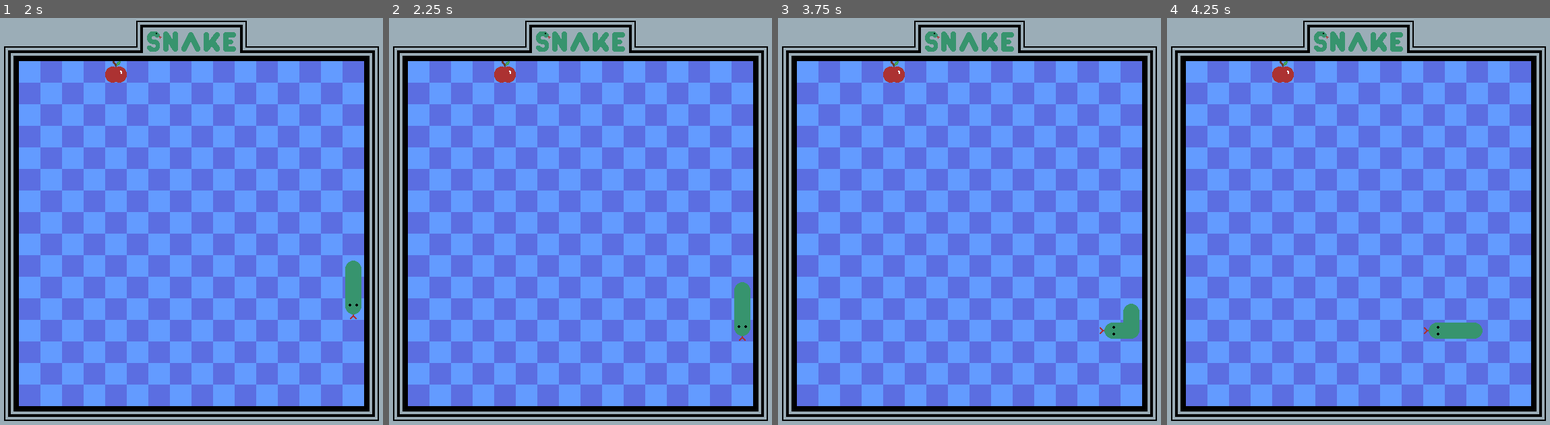
Above: before the commit, frames 1-4 (left to right).
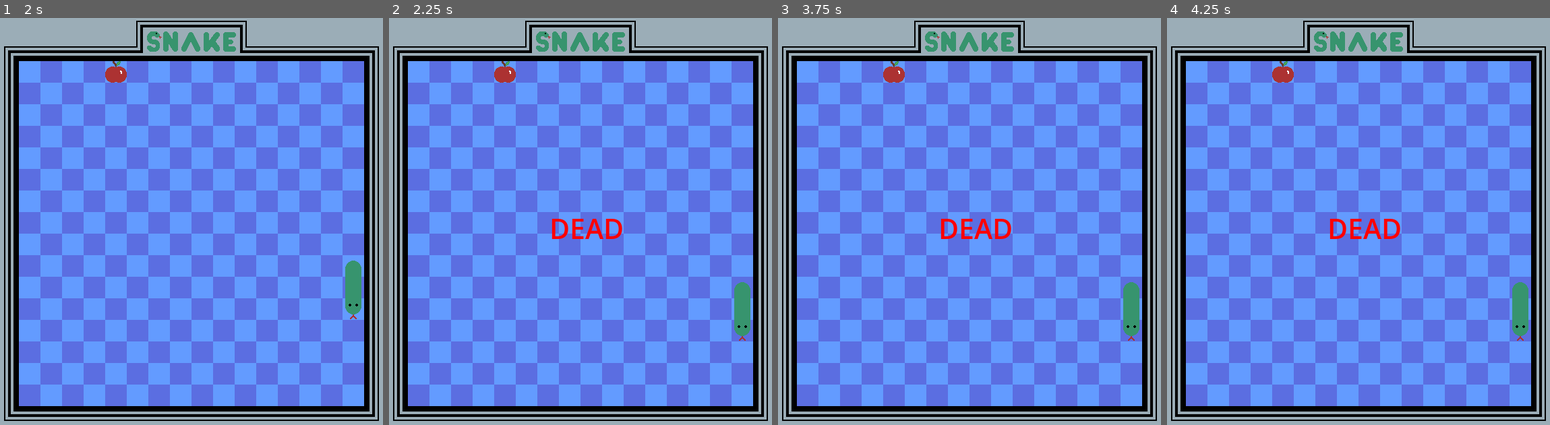
Above: after the commit, the same moments.

Repository: conor-wilson/snake
Game: Godot game, scene res://scenes/main.tscn
Two runs of this game, one before a commit and one after it. Both use one fixed random seed, a clock stepped at 60 frames per second and the inputs below. Before the commit the project starts from res://scenes/snake.tscn.
Inputs:
- Up to frame 1 (2 s): hold Right (move_right) 0.53-1.28 s; hold Down (move_down) from 1.28 s (still down)
- Up to frame 2 (2.25 s): release Down (move_down) at 2.03 s; hold Right (move_right) from 2.03 s (still down)
- Up to frame 3 (3.75 s): tap Enter at 2.75 s; release Right (move_right) at 2.78 s; hold Up (move_up) 2.78-3.53 s; tap Space at 3.5 s; hold Left (move_left) from 3.53 s (still down)
- Up to frame 4 (4.25 s): keep holding Left (move_left)

Frame 1 is identical in both runs. In frame 2, 0.5% of the frame differs, in the area x 42-61%, y 49-55%; in frame 3, 0.9%; in frame 4, 1.5%, in the area x 42-95%, y 49-80%.

Commit message:
Refactored directional input to only come into effect on every tick

Diff:
--- a/project.godot
+++ b/project.godot
@@ -11,7 +11,7 @@
 [application]
 
 config/name="Snake"
-run/main_scene="res://scenes/snake.tscn"
+run/main_scene="res://scenes/main.tscn"
 config/features=PackedStringArray("4.2", "Forward Plus")
 config/icon="res://art/icon.svg"
 
--- a/scenes/main.gd
+++ b/scenes/main.gd
@@ -11,6 +11,7 @@
 	pass
 
 
+# TODO: descriptor
 func _on_snake_hit():
 	$DeathMessage.show()
 	$Snake.kill_snake()
--- a/scenes/snake.gd
+++ b/scenes/snake.gd
@@ -5,6 +5,7 @@
 
 var snakeTiles : Array[SnakeTile] # The array of coordinates that the snake occupies
 var direction  : Vector2          # The cardinal direction of the snake's head
+var new_direction : Vector2
 
 # Called when the node enters the scene tree for the first time.
 func _ready():
@@ -16,7 +17,8 @@
 	alive = true
 
 	# Set the snake and apple to their starting positions
-	direction = Vector2.RIGHT
+	direction     = Vector2.RIGHT
+	new_direction = Vector2.RIGHT
 	snakeTiles = [
 		SnakeTile.new("head", Vector2i(11,10), Vector2.RIGHT, Vector2.LEFT),
 		SnakeTile.new("body", Vector2i(10,10), Vector2.RIGHT, Vector2.LEFT),
@@ -48,17 +50,18 @@
 func update_direction_from_input():
 	# TODO: Fix bug where the player can go 180 degrees by quickly pressing 2 buttons.
 	if Input.is_action_pressed("move_up") && direction != Vector2.DOWN:
-		direction = Vector2.UP
+		new_direction = Vector2.UP
 	if Input.is_action_pressed("move_right") && direction != Vector2.LEFT:
-		direction = Vector2.RIGHT
+		new_direction = Vector2.RIGHT
 	if Input.is_action_pressed("move_down") && direction != Vector2.UP:
-		direction = Vector2.DOWN
+		new_direction = Vector2.DOWN
 	if Input.is_action_pressed("move_left") && direction != Vector2.RIGHT:
-		direction = Vector2.LEFT
+		new_direction = Vector2.LEFT
 
 # TODO: Descriptor
 func _on_ticker_timeout():
 	if alive:
+		direction = new_direction
 		moveSnake()
 
 # TODO: Descriptor
